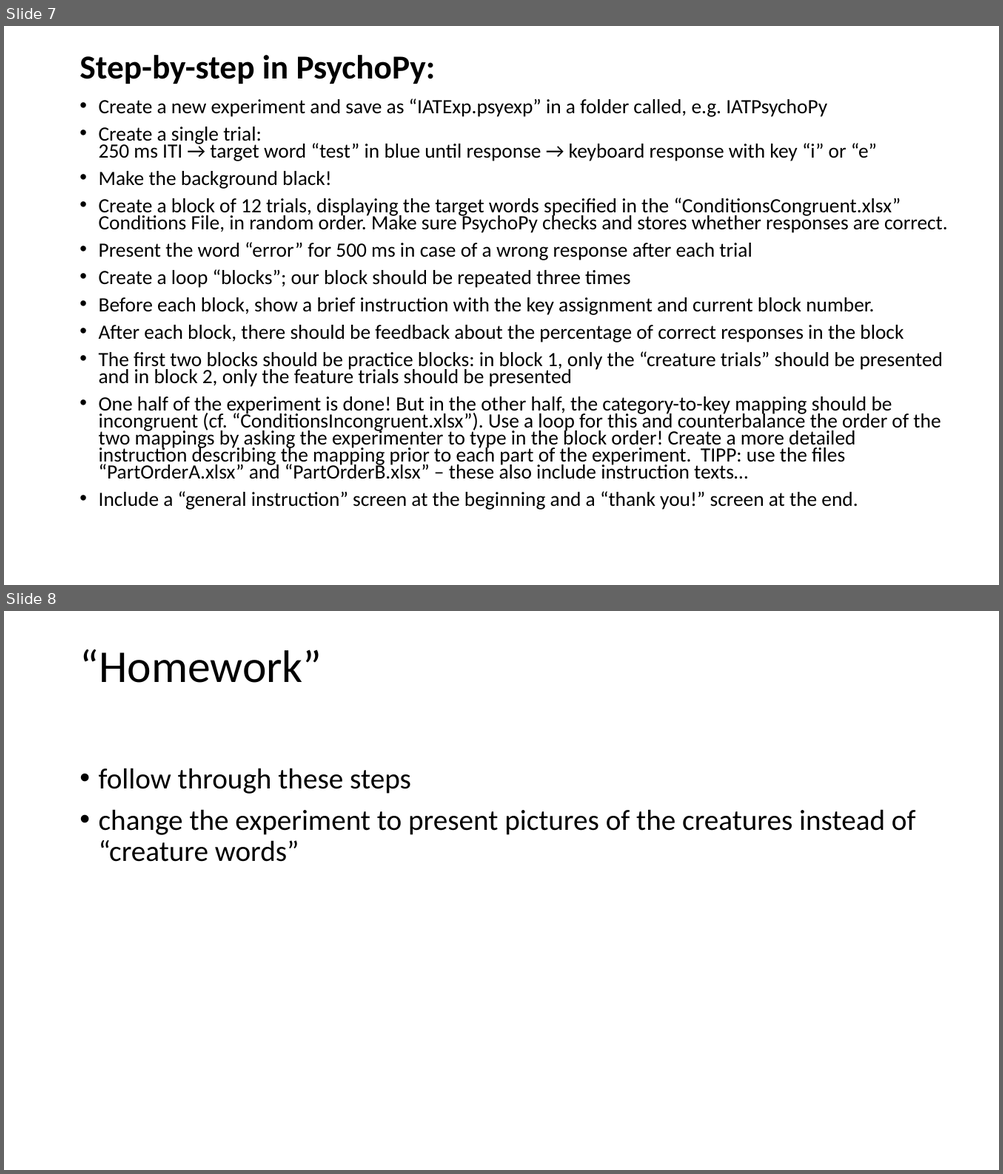
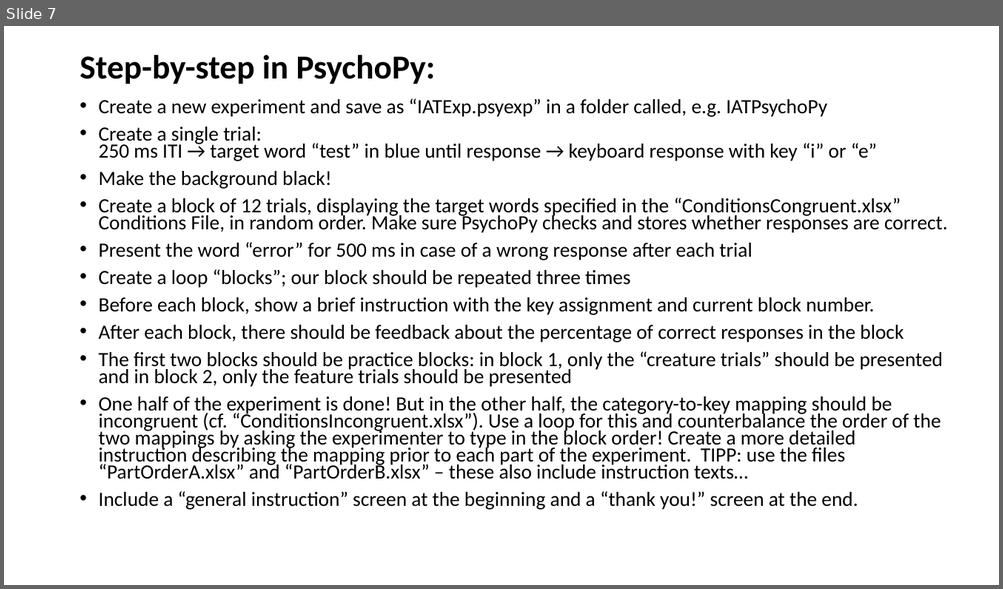
Before and after one commit to igmmgi/TuebingenWorkshopOnlineExperiments, a slide deck: PsychoPy/iat/IAT_Example.pptx. Shown one above the other, each under a label of ours: slides 7 and 8 before the commit, slide 7 after it. The pictures are 1003x1174 and 1003x589 pixels, drawn with LibreOffice and Linux fonts; fonts in the diff are those of the drawing. Boxes give left, top, right and bottom in pixels: in the first picture for what was removed or moved away, otherwise in the second. Text is boxed around its words. In the diff, an @@ line names an element or a change of style, - is before the commit and + after.

```diff
--- a/PsychoPy/iat/IAT_Example.pptx
+++ b/PsychoPy/iat/IAT_Example.pptx
@@ slide 8 removed at (x1=4, y1=611, x2=999, y2=1170), background #FFFFFF @@
@@ title removed at (x1=79, y1=649, x2=321, y2=683) @@
-“Homework”
@@ text removed at (x1=99, y1=768, x2=916, y2=862) @@
-• follow through these steps
-• change the experiment to present pictures of the creatures instead of “creature words”
```
Also in this commit, not shown: 3 slides added.
